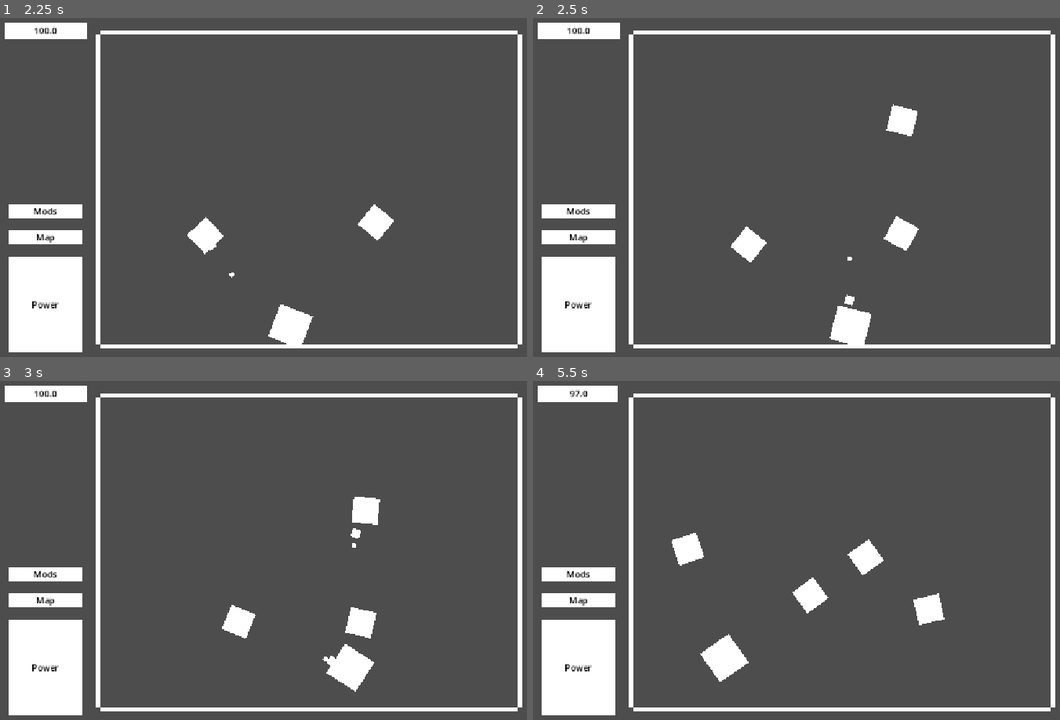
Above: before the commit, frames 1-4 (two rows, left to right).
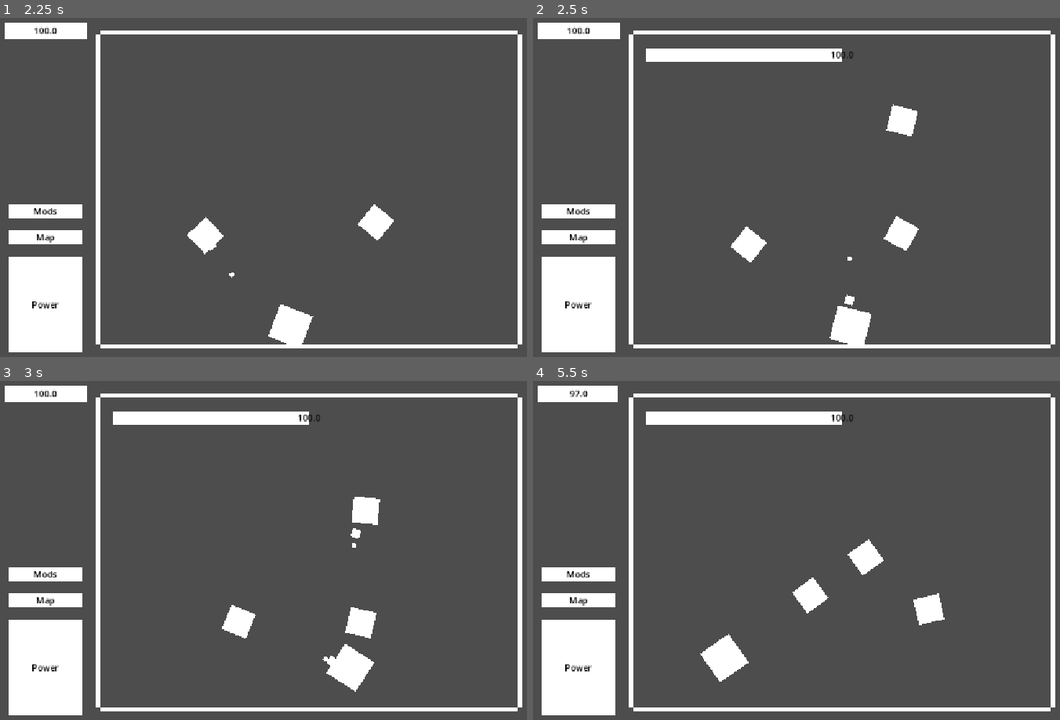
Above: after the commit, the same moments.

Repository: Jason-Lin450/P0W3RSH0T
Game: Godot game, scene res://Scenes/level.tscn
The game is run twice, just before and just after one commit, with the same random seed, the same clock (stepped at 60 frames per second) and the same inputs.
Inputs (mouse positions are in pixels of both pictures, inside the frame that each line leads up to):
- Up to frame 1 (2.25 s): tap Enter at 0.5 s; move the mouse to (447, 170) at 0.52 s; hold D (right) 0.53-1.28 s; tap T (test) at 0.6, 1.55 s; move the mouse to (184, 207) at 1.27 s; hold S (down) 1.28-2.03 s; tap E (autofire) at 1.35 s; move the mouse to (374, 112) at 2.02 s; hold D (right) from 2.03 s (still down); hold Space (shoot) from 2.03 s (still down)
- Up to frame 2 (2.5 s): keep holding D (right); keep holding Space (shoot); tap T (test) at 2.3 s
- Up to frame 3 (3 s): move the mouse to (279, 621) at 2.77 s; release D (right) at 2.78 s; release Space (shoot) at 2.78 s; hold W (up) from 2.78 s (still down); tap Shift (subshoot) at 2.85 s
- Up to frame 4 (5.5 s): tap T (test) at 3.05, 3.6, 4.35, 5.3 s; move the mouse to (1028, 604) at 3.52 s; release W (up) at 3.53 s; hold A (left) 3.53-5.03 s; move the mouse to (654, 499) at 4.27 s; move the mouse to (875, 553) at 5.02 s; hold S (down) from 5.03 s (still down); tap E (autofire) at 5.1 s

Frame 1 is identical in both runs. In frame 2, 1.5% of the frame differs, in the area x 21-61%, y 9-13%; in frame 3, 1.5%; in frame 4, 1.9%, in the area x 21-61%, y 9-55%.

Commit message:
enemyhealthbar

Diff:
--- a/Scenes/encounter_ui_2.gd
+++ b/Scenes/encounter_ui_2.gd
@@ -12,14 +12,12 @@
 	PlayerHealthBar.value = 100
 	PlayerHealth.text = str(PlayerHealthBar.value)
 	PlayerHealthBar.position = Vector2(16, 16)
+	EnemyHealthBar.hide()
+	EnemyHealth.text = str(EnemyHealthBar.value)
 	EnemyHealthBar.position = Vector2(216, 64)
-	EnemyHealthBar.hide()
 	PowerIcon.position = Vector2(24, 448)
 	MapIcon.position = Vector2(24, 400)
 	ModsIcon.position = Vector2(24, 352)
 
 func _process(delta: float) -> void:
 	PlayerHealth.text = str(PlayerHealthBar.value)
-
-func _hit_player(dmg):
-	PlayerHealthBar.value -= dmg
--- a/Scenes/enemy.gd
+++ b/Scenes/enemy.gd
@@ -1,23 +1,22 @@
 extends CharacterBody2D
 
-@onready var Player := get_tree().get_first_node_in_group("player") as Node2D
-var speed = 100
-var health = 2
-var dmg = 1
+@onready var Player := get_tree().get_first_node_in_group("player")
+@onready var LevelUI := get_tree().get_first_node_in_group("levelui")
+var speed
+var health
+var atkdmg
 
 func _ready() -> void:
 	pass
 
 func _physics_process(delta: float) -> void:
+	if (health <= 0):
+		queue_free()
+
 	look_at(Player.global_position)
 	velocity = transform.x * speed
 
 	move_and_slide()
 	if get_slide_collision(0) && get_slide_collision(0).get_collider() == Player:
 		queue_free()
-		get_tree().call_group('levelui', '_hit_player', dmg)
-
-func _take_damage(dmg):
-	health -= dmg
-	if (health <= 0):
-		queue_free()
+		LevelUI.PlayerHealthBar.value -= atkdmg
--- a/Scenes/level.gd
+++ b/Scenes/level.gd
@@ -19,6 +19,9 @@
 		var enemy = enemy_scene.instantiate()
 		Enemies.add_child(enemy)
 		enemy.position = get_global_mouse_position()
+		enemy.speed = 100
+		enemy.health = 2
+		enemy.atkdmg = 1
 
 func _on_player_shoot(pos, ang) -> void:
 	var projectile = projectile_scene.instantiate()
--- a/Scripts/projectile.gd
+++ b/Scripts/projectile.gd
@@ -1,7 +1,10 @@
 extends Area2D
 
+@onready var Enemies := get_tree().get_nodes_in_group("enemy")
+@onready var LevelUI := get_tree().get_first_node_in_group("levelui")
 var speed = 500
-var dmg = 1
+var atkdmg = 1
+var temp
 
 func _ready() -> void:
 	pass
@@ -13,5 +16,11 @@
 	if body is StaticBody2D:
 		queue_free()
 	elif body is CharacterBody2D:
-		get_tree().call_group('enemy', '_take_damage', body, dmg)
 		queue_free()
+		for enemy in Enemies:
+			if body == enemy:
+				temp = enemy.health
+				enemy.health -= atkdmg
+				if (enemy.health > 0):
+					LevelUI.EnemyHealthBar.show()
+					LevelUI.EnemyHealthBar.value = (enemy.health * 1.0/temp) * 100
